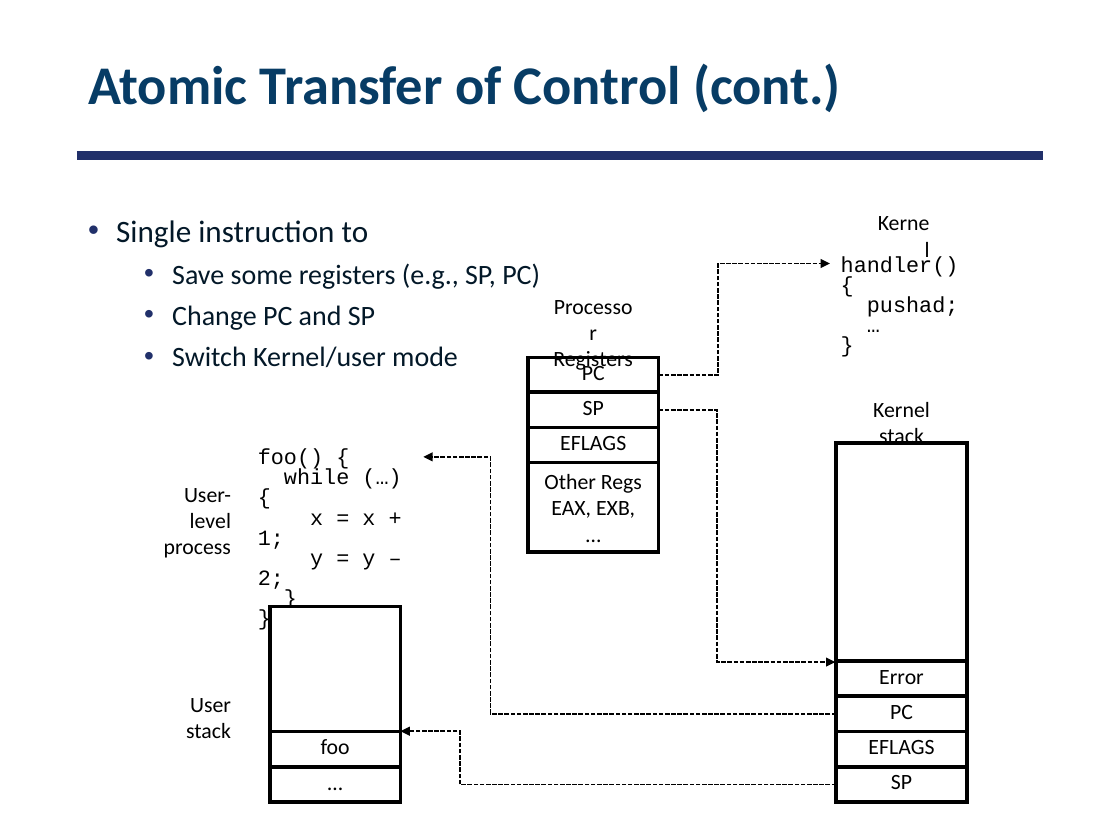
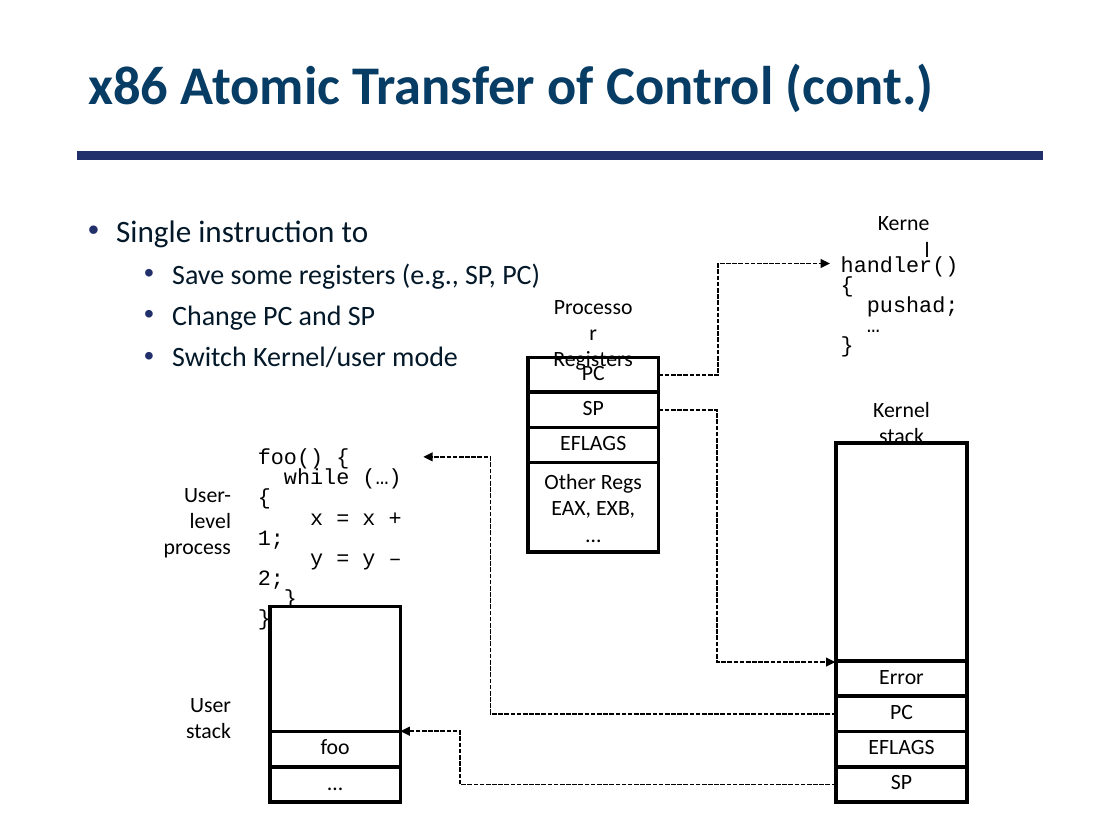
Before and after one commit to smajidzahedi/ECE350, a slide deck: slide 59 of 02-concepts.pptx (slide 60 before the commit). Drawn at 1120x840 pixels with LibreOffice and Linux fonts; fonts in the diff are those of the drawing. Boxes give left, top, right and bottom in pixels: in the first picture for what was removed or moved away, otherwise in the second. Text is boxed around its words. In the diff, an @@ line names an element or a change of style, - is before the commit and + after.

```diff
--- a/02-concepts.pptx
+++ b/02-concepts.pptx
@@ title at box(88, 63, 934, 112): text changed @@
-Atomic Transfer of Control (cont.)
+x86 Atomic Transfer of Control (cont.)
```
Also in this commit, not shown: 11 other slides changed, 1 slide added, 1 slide removed, 21 other files.
